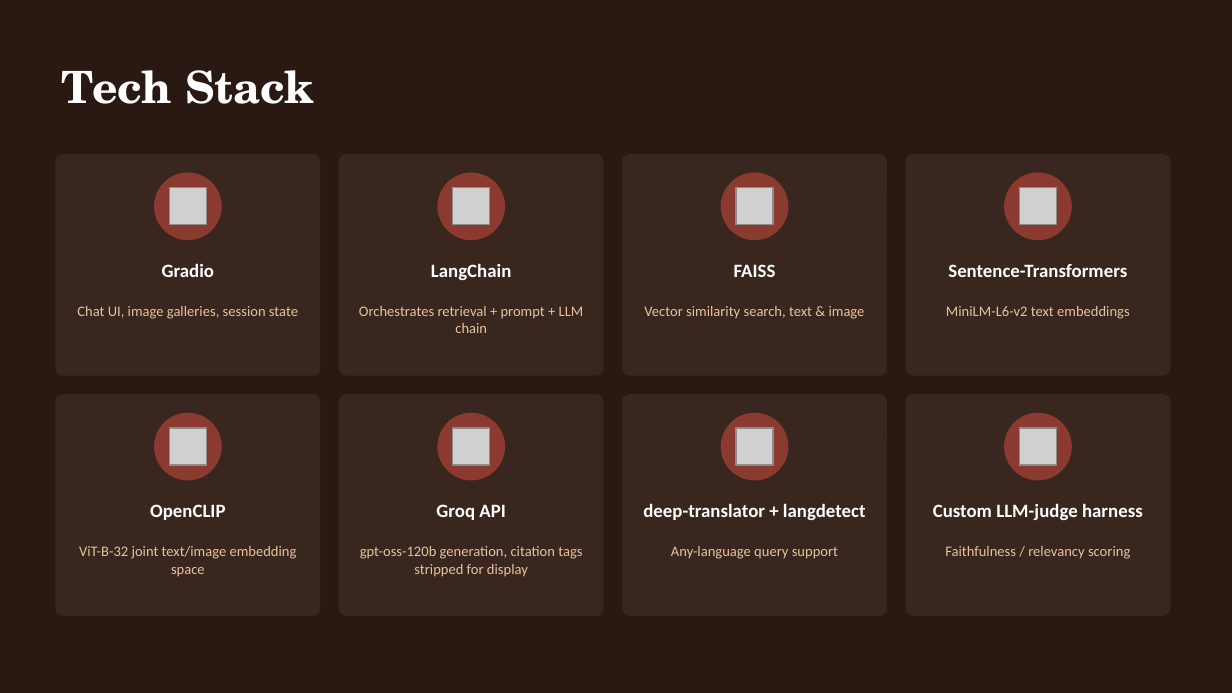
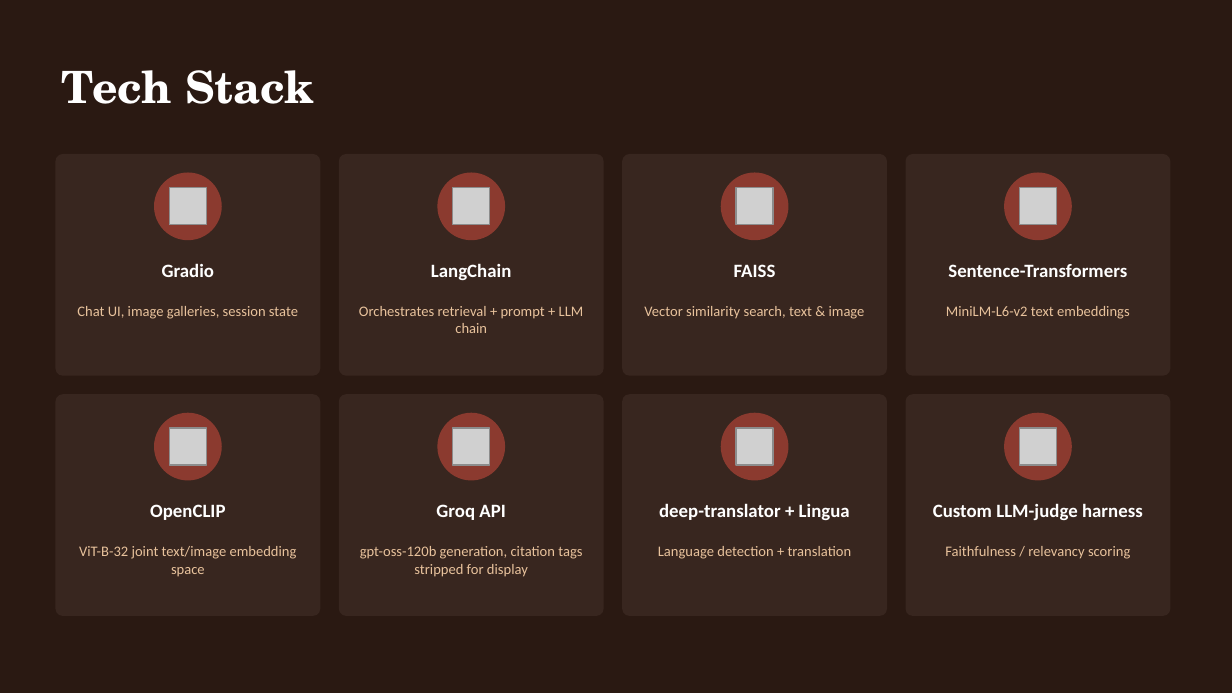
Before and after one commit to vedikagupta0/CraveItSearchItCookIt, a slide deck: slide 4 of ppt/craveitsearchitcookit_presentation.pptx. Drawn at 1232x693 pixels with LibreOffice and Linux fonts; fonts in the diff are those of the drawing; grey boxes stand for pictures. Boxes give left, top, right and bottom in pixels: in the first picture for what was removed or moved away, otherwise in the second. Text is boxed around its words. In the diff, an @@ line names an element or a change of style, - is before the commit and + after.

Commit message:
updated lingua and removed langdetect

```diff
--- a/ppt/craveitsearchitcookit_presentation.pptx
+++ b/ppt/craveitsearchitcookit_presentation.pptx
@@ text at (659, 503, 850, 520): text changed @@
-deep-translator + langdetect
+deep-translator + Lingua
@@ text at (658, 546, 852, 559): text changed @@
-Any-language query support
+Language detection + translation
```
Also in this commit, not shown: 2 other slides changed, 2 other files.
